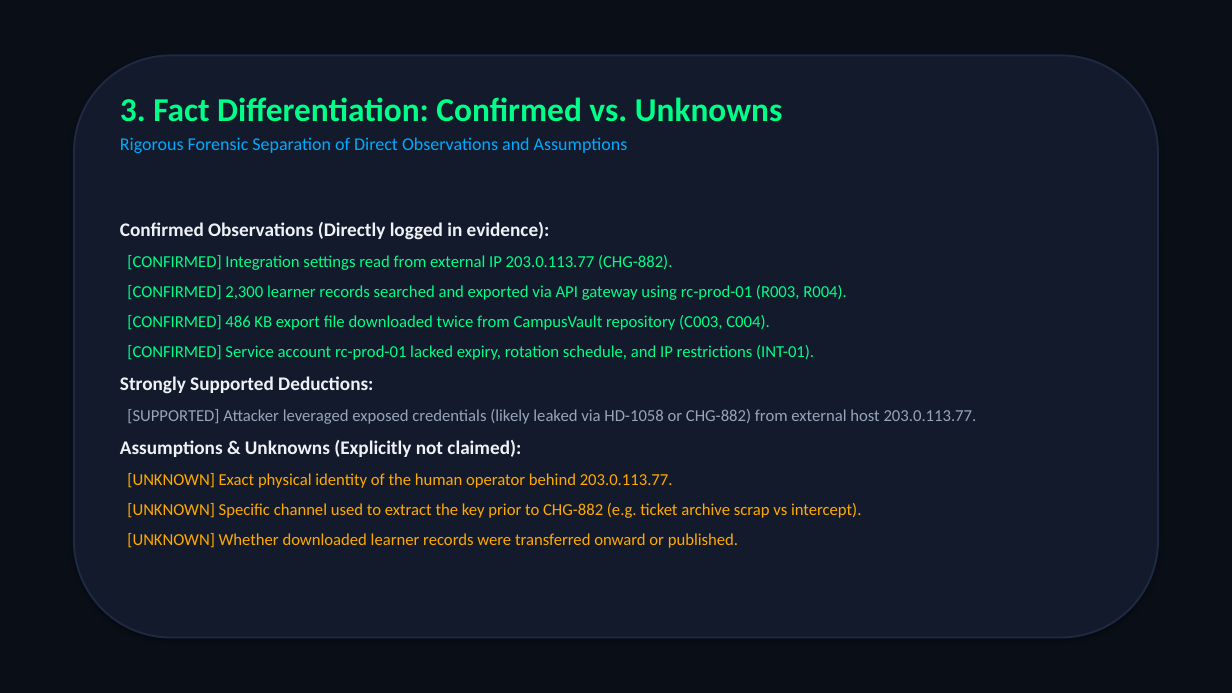
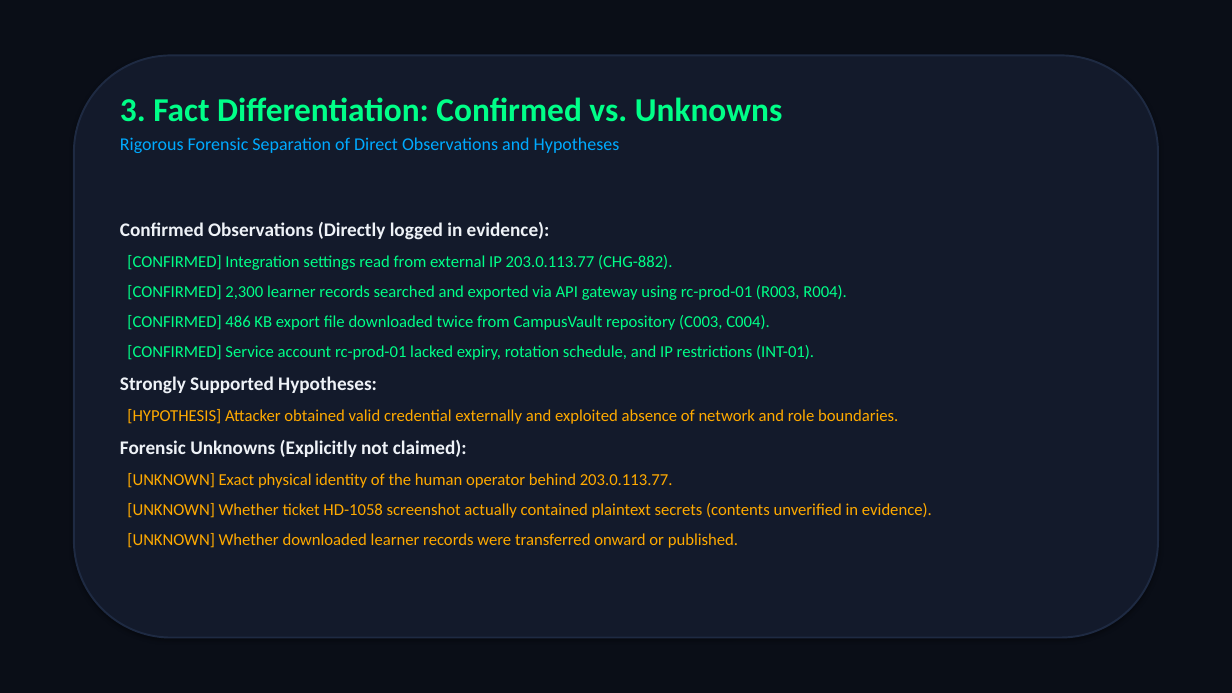
Before and after one commit to kandukurijagan1/crimeathon, a slide deck: slide 4 of SENTRIX_SHIELD_PRESENTATION.pptx. Drawn at 1232x693 pixels with LibreOffice and Linux fonts; fonts in the diff are those of the drawing. Boxes give left, top, right and bottom in pixels: in the first picture for what was removed or moved away, otherwise in the second. Text is boxed around its words. In the diff, an @@ line names an element or a change of style, - is before the commit and + after.

Commit message:
Correct evidence engine and defense controls: ground-truth alignment with E01-E12, separated confirmed vs hypothesis, 7-month credential age, and isolated export record ceiling tests

```diff
--- a/SENTRIX_SHIELD_PRESENTATION.pptx
+++ b/SENTRIX_SHIELD_PRESENTATION.pptx
@@ text at <box>120,137,620,153</box>: text changed @@
-Rigorous Forensic Separation of Direct Observations and Assumptions
+Rigorous Forensic Separation of Direct Observations and Hypotheses
@@ text at <box>120,376,898,457</box>: text changed; text colour #96A5B9 to #FFAA00 @@
-Strongly Supported Deductions:
-[SUPPORTED] Attacker leveraged exposed credentials (likely leaked via HD-1058 or CHG-882) from external host 203.0.113.77.
-Assumptions & Unknowns (Explicitly not claimed):
+Strongly Supported Hypotheses:
+[HYPOTHESIS] Attacker obtained valid credential externally and exploited absence of network and role boundaries.
+Forensic Unknowns (Explicitly not claimed):
@@ text at <box>127,503,932,518</box>: text changed @@
-[UNKNOWN] Specific channel used to extract the key prior to CHG-882 (e.g. ticket archive scrap vs intercept).
+[UNKNOWN] Whether ticket HD-1058 screenshot actually contained plaintext secrets (contents unverified in evidence).
```
Also in this commit, not shown: 8 other slides changed, 1 slide removed, 13 other files.
